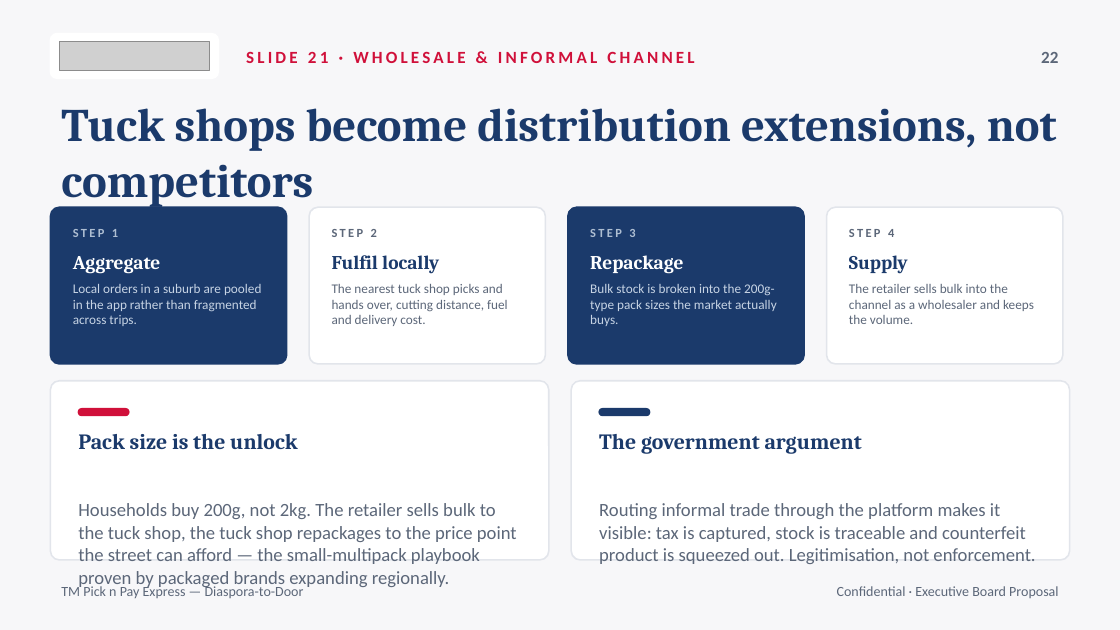
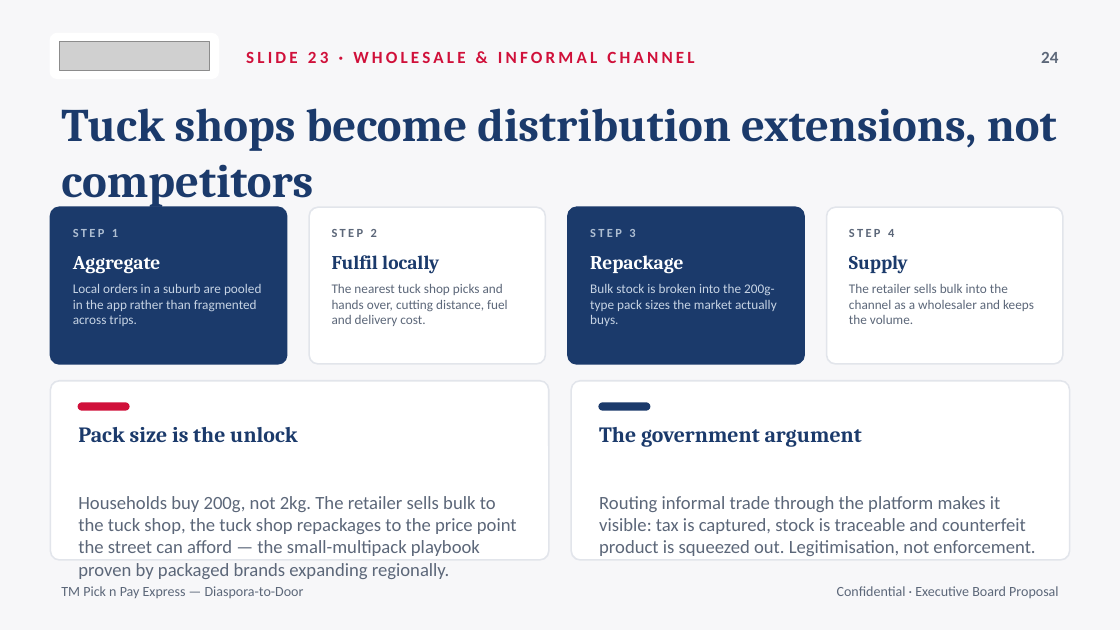
Before and after one commit to gugunyathi/retail-bridge, a slide deck: slide 23 of public/TM-Pick-n-Pay-Express.pptx (slide 21 before the commit). Drawn at 1120x630 pixels with LibreOffice and Linux fonts; fonts in the diff are those of the drawing; grey boxes stand for pictures. Boxes give left, top, right and bottom in pixels: in the first picture for what was removed or moved away, otherwise in the second. Text is boxed around its words. In the diff, an @@ line names an element or a change of style, - is before the commit and + after.

```diff
--- a/public/TM-Pick-n-Pay-Express.pptx
+++ b/public/TM-Pick-n-Pay-Express.pptx
@@ text at box(246, 51, 694, 63): text changed @@
-SLIDE 21 · WHOLESALE & INFORMAL CHANNEL
+SLIDE 23 · WHOLESALE & INFORMAL CHANNEL
@@ text at box(1041, 52, 1058, 63): text changed @@
-22
+24
@@ 2 texts, 2 rounded rectangles: place and size @@
-2 texts, 2 rounded rectangles at box(78, 409, 862, 454)
+2 texts, 2 rounded rectangles at box(78, 403, 862, 447)
@@ text "Households buy 200g, not 2kg. ...": place and size @@
-text "Households buy 200g, not 2kg. ..." at box(78, 503, 517, 589)
+text "Households buy 200g, not 2kg. ..." at box(78, 496, 517, 579)
@@ text "Routing informal trade through the ...": place and size @@
-text "Routing informal trade through the ..." at box(599, 503, 1035, 564)
+text "Routing informal trade through the ..." at box(599, 496, 1035, 556)
```
Also in this commit, not shown: 8 other slides changed, 2 slides added, 2 other files.
